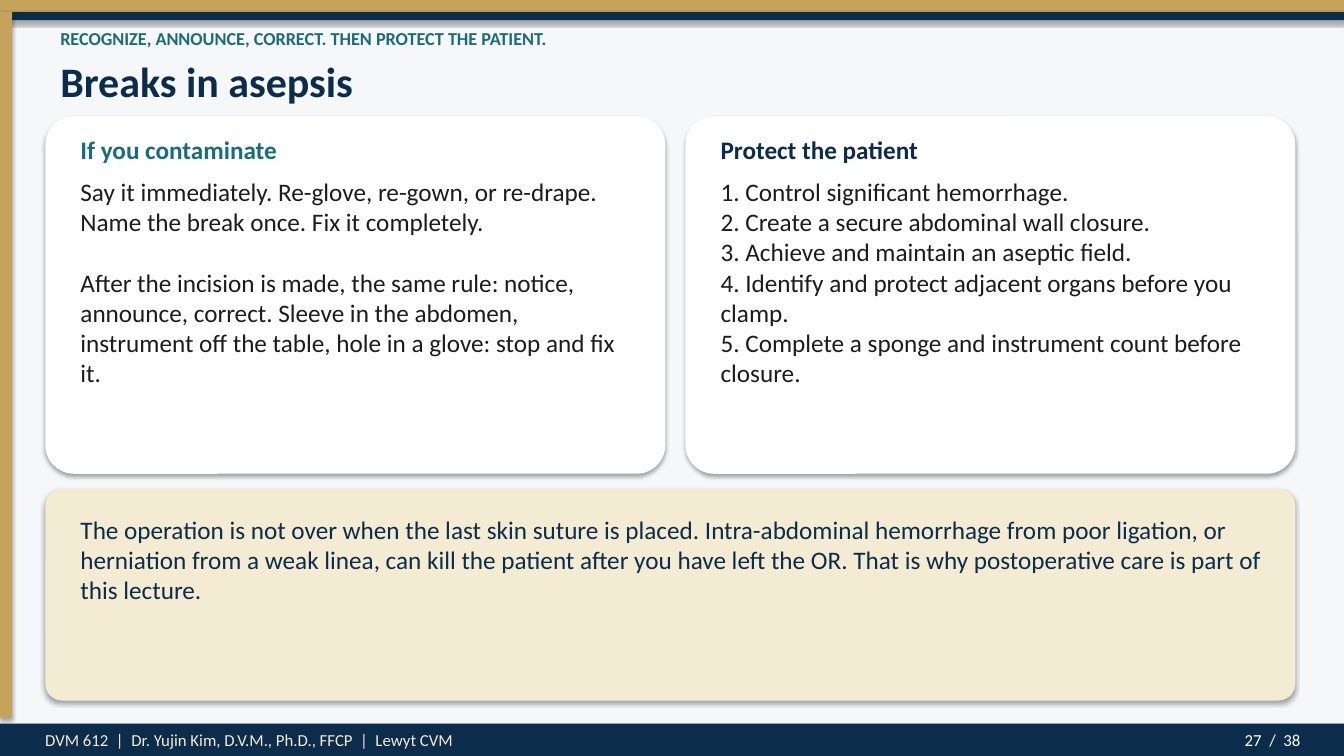
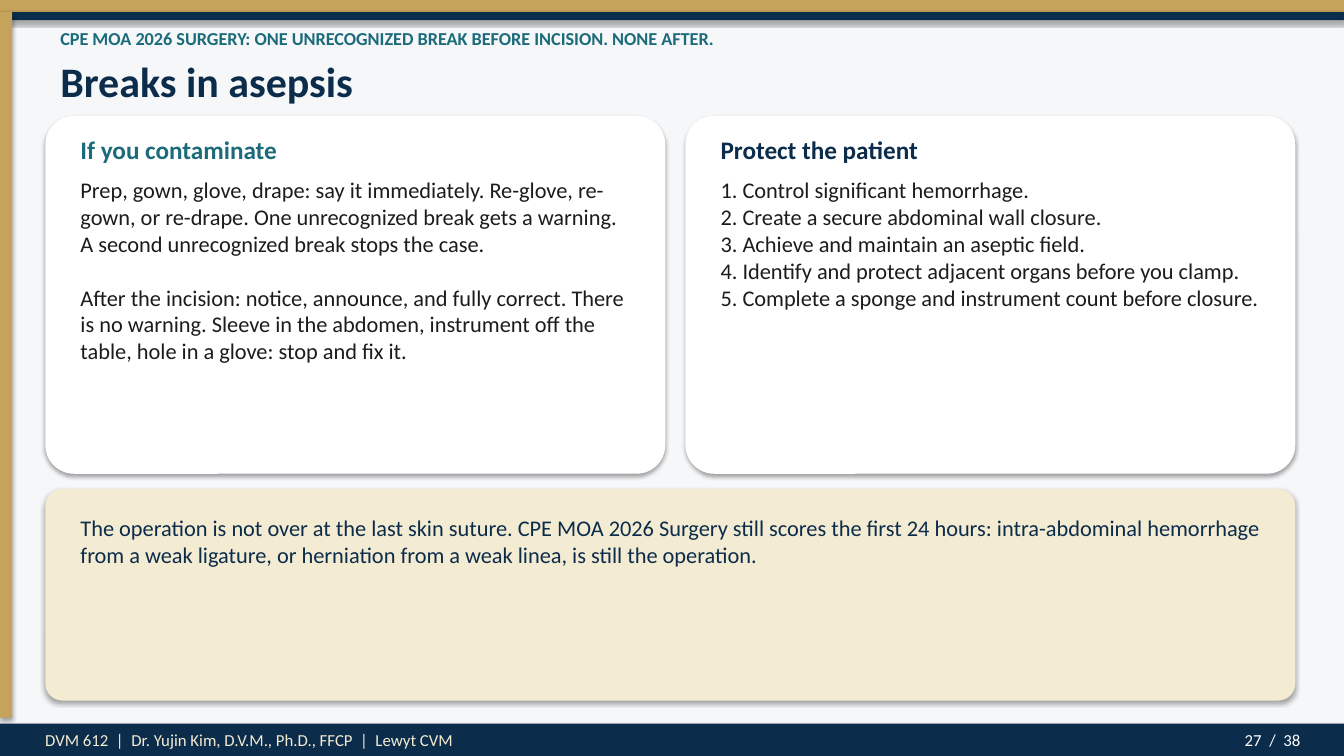
Before and after one commit to drkimvet/happycare, a slide deck: slide 27 of lectures/DVM-612_Week4_Preop_PatientPrep_Postop.pptx. Drawn at 1344x756 pixels with LibreOffice and Linux fonts; fonts in the diff are those of the drawing. Boxes give left, top, right and bottom in pixels: in the first picture for what was removed or moved away, otherwise in the second. Text is boxed around its words. In the diff, an @@ line names an element or a change of style, - is before the commit and + after.

```diff
--- a/lectures/DVM-612_Week4_Preop_PatientPrep_Postop.pptx
+++ b/lectures/DVM-612_Week4_Preop_PatientPrep_Postop.pptx
@@ text at [60,32,713,45]: text changed @@
-RECOGNIZE, ANNOUNCE, CORRECT. THEN PROTECT THE PATIENT.
+CPE MOA 2026 SURGERY: ONE UNRECOGNIZED BREAK BEFORE INCISION. NONE AFTER.
@@ text "1. Control significant hemorrhage. 2. ..." at [721,182,1258,310]: size 18 to 16 pt @@
@@ text at [80,182,624,363]: text changed; size 18 to 16 pt @@
-Say it immediately. Re-glove, re-gown, or re-drape. Name the break once. Fix it completely.
-After the incision is made, the same rule: notice, announce, correct. Sleeve in the abdomen, instrument off the table, hole in a glove: stop and fix it.
+Prep, gown, glove, drape: say it immediately. Re-glove, re-gown, or re-drape. One unrecognized break gets a warning. A second unrecognized break stops the case.
+After the incision: notice, announce, and fully correct. There is no warning. Sleeve in the abdomen, instrument off the table, hole in a glove: stop and fix it.
@@ text at [80,520,1259,567]: text changed; size 18 to 16 pt @@
-The operation is not over when the last skin suture is placed. Intra-abdominal hemorrhage from poor ligation, or herniation from a weak linea, can kill the patient after you have left the OR. That is why postoperative care is part of this lecture.
+The operation is not over at the last skin suture. CPE MOA 2026 Surgery still scores the first 24 hours: intra-abdominal hemorrhage from a weak ligature, or herniation from a weak linea, is still the operation.
```
Also in this commit, not shown: 15 other slides changed, 2 other files.
